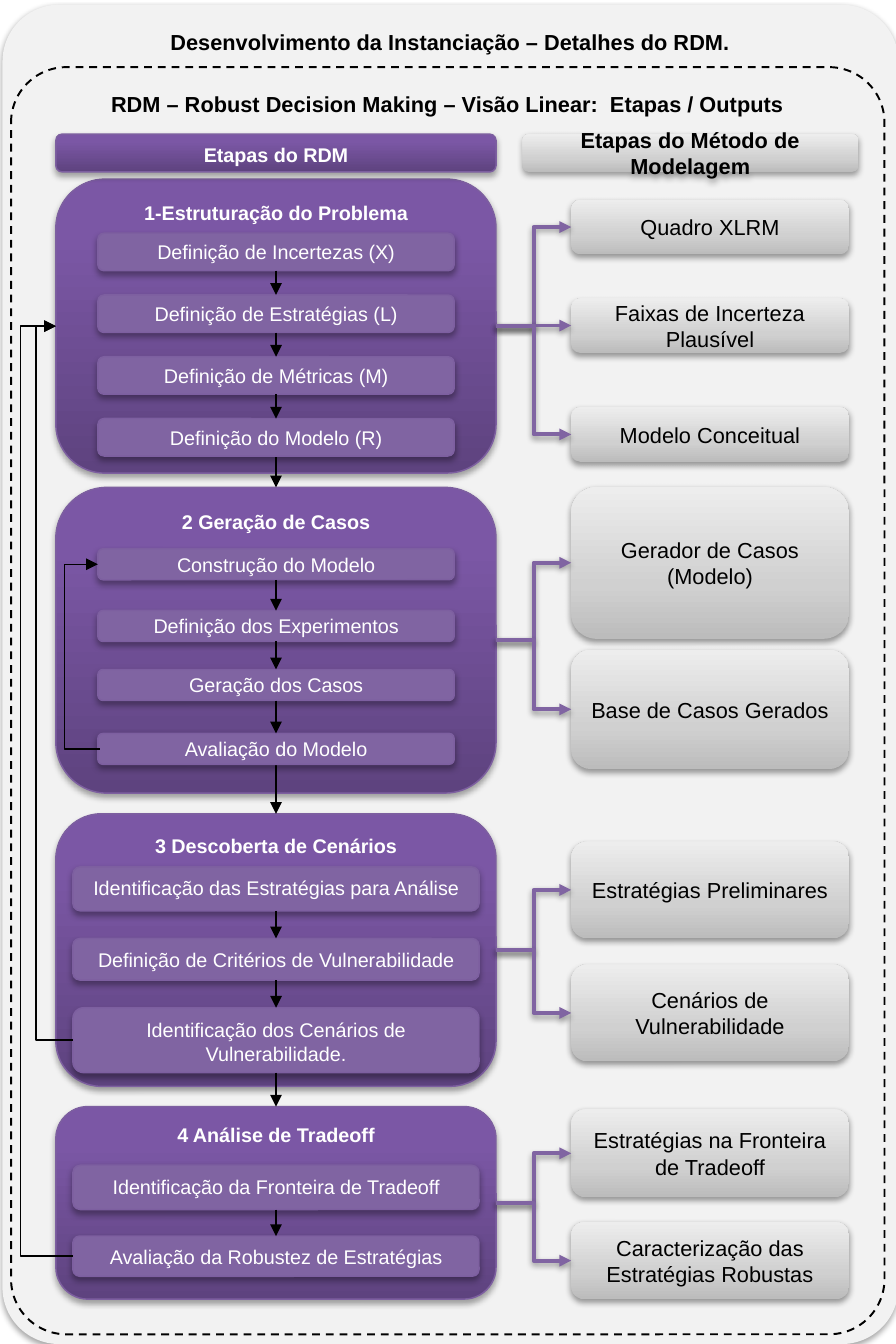
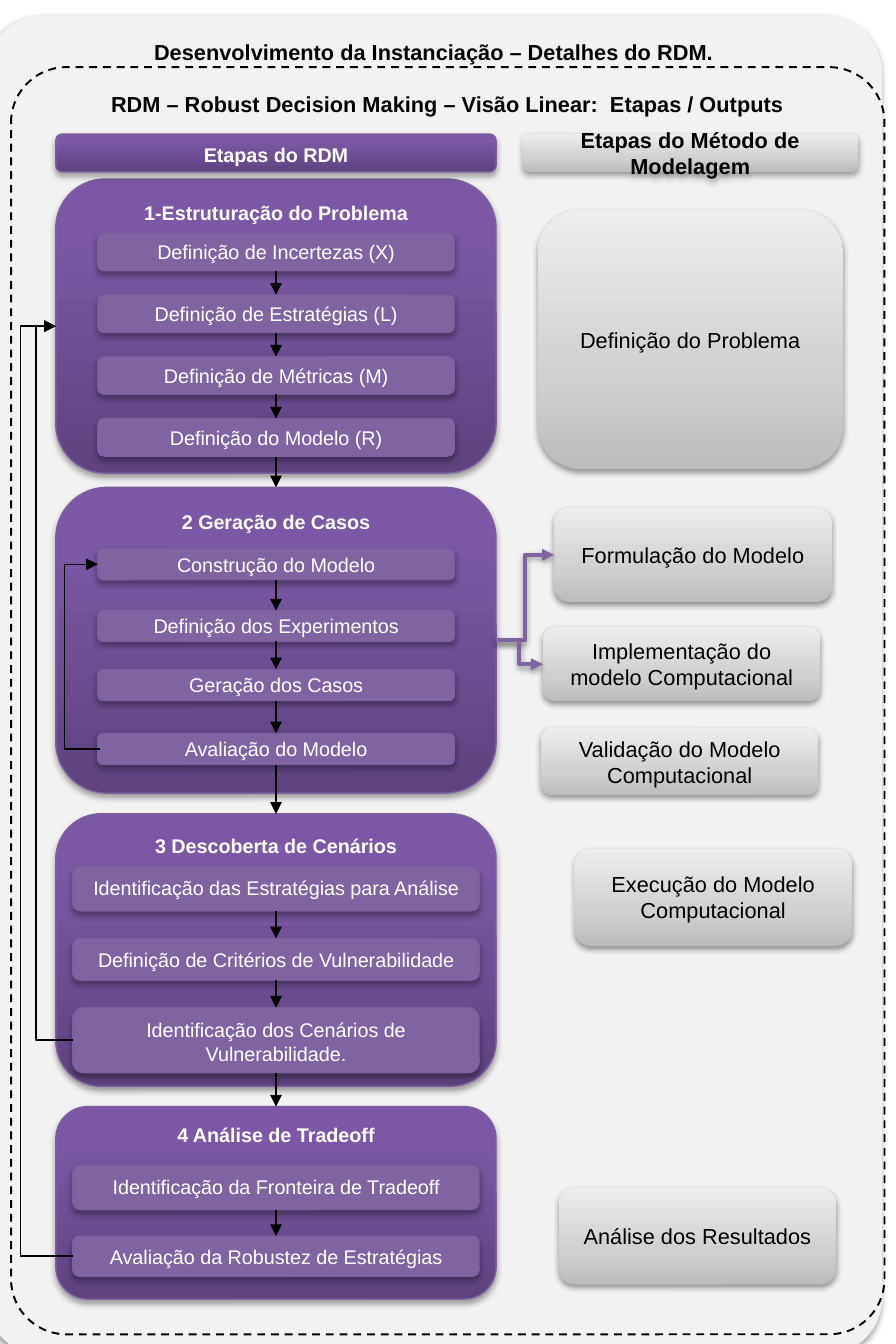
Before and after one commit to pedroliman/ms-rdm-dissertation, a slide deck: slide 10 of dissertacao-docs/apresentacoes/Dissertação - RDM - EMA - Imagens-Retrato.pptx. Drawn at 896x1344 pixels with LibreOffice and Linux fonts; fonts in the diff are those of the drawing. Boxes give left, top, right and bottom in pixels: in the first picture for what was removed or moved away, otherwise in the second. Text is boxed around its words. In the diff, an @@ line names an element or a change of style, - is before the commit and + after.

```diff
--- a/dissertacao-docs/apresentacoes/Dissertação - RDM - EMA - Imagens-Retrato.pptx
+++ b/dissertacao-docs/apresentacoes/Dissertação - RDM - EMA - Imagens-Retrato.pptx
@@ rounded rectangle "Desenvolvimento da Instanciação – Detalhes ..." resized from (x1=3, y1=4, x2=896, y2=1344) to (x1=0, y1=16, x2=882, y2=1344) @@
@@ rounded rectangle removed at (x1=572, y1=199, x2=849, y2=253) @@
-Quadro XLRM
@@ elbow arrow removed from (496, 326) to (572, 228) @@
@@ rounded rectangle added at (x1=538, y1=210, x2=843, y2=469), fill gradient #BDBDBD to #D1D1D1 to #EEEEEE, 11 pt, text #000000 @@
+Definição do Problema
@@ rounded rectangle removed at (x1=572, y1=299, x2=849, y2=353) @@
-Faixas de Incerteza Plausível
@@ elbow arrow removed from (496, 326) to (572, 326) @@
@@ elbow arrow removed from (496, 326) to (572, 434) @@
@@ rounded rectangle removed at (x1=572, y1=407, x2=849, y2=461) @@
-Modelo Conceitual
@@ rounded rectangle "Formulação do Modelo" resized from (x1=572, y1=486, x2=849, y2=639) to (x1=555, y1=508, x2=832, y2=602) @@
@@ elbow arrow moved from (496, 640) - (572, 563) to (496, 640) - (555, 555) @@
@@ text in rounded rectangle at (x1=581, y1=547, x2=804, y2=568): text changed @@
-Gerador de Casos (Modelo)
+Formulação do Modelo
@@ rounded rectangle "Implementação do modelo Computacional" resized from (x1=572, y1=650, x2=849, y2=769) to (x1=543, y1=627, x2=821, y2=701) @@
@@ elbow arrow moved from (496, 640) - (572, 710) to (496, 640) - (543, 664) @@
@@ text in rounded rectangle at (x1=570, y1=643, x2=793, y2=690): text changed @@
-Base de Casos Gerados
+Implementação do modelo Computacional
@@ rounded rectangle added at (x1=540, y1=728, x2=818, y2=795), fill gradient #BDBDBD to #D1D1D1 to #EEEEEE, 11 pt, text #000000 @@
+Validação do Modelo Computacional
@@ rounded rectangle "Execução do Modelo Computacional" moved from (x1=572, y1=842, x2=849, y2=939) to (x1=575, y1=849, x2=852, y2=946) @@
@@ elbow arrow removed from (496, 950) to (572, 890) @@
@@ text in rounded rectangle at (x1=611, y1=876, x2=814, y2=923): text changed @@
-Estratégias Preliminares
+Execução do Modelo Computacional
@@ elbow arrow removed from (496, 950) to (572, 1013) @@
@@ rounded rectangle removed at (x1=572, y1=1109, x2=849, y2=1198) @@
-Estratégias na Fronteira de Tradeoff
@@ elbow arrow removed from (496, 1203) to (572, 1153) @@
@@ rounded rectangle "Análise dos Resultados" moved from (x1=572, y1=964, x2=849, y2=1061) to (x1=559, y1=1188, x2=836, y2=1284) @@
@@ elbow arrow removed from (496, 1203) to (572, 1260) @@
@@ rounded rectangle removed at (x1=572, y1=1222, x2=849, y2=1298) @@
-Caracterização das Estratégias Robustas
@@ text in rounded rectangle at (x1=584, y1=1228, x2=811, y2=1245): text changed @@
-Cenários de Vulnerabilidade
+Análise dos Resultados
```
Also in this commit, not shown: 1 other slide changed, 1 slide added, 5 other files.
